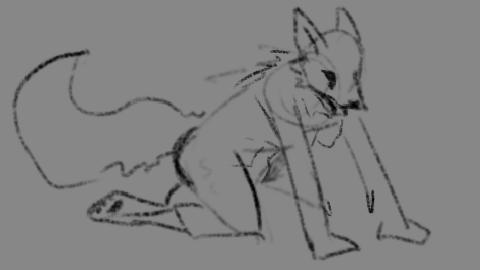
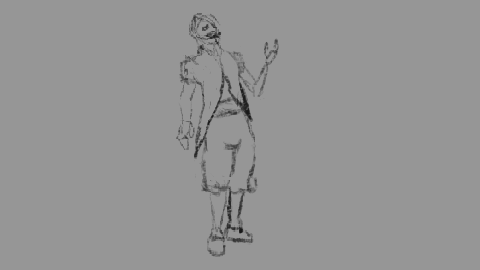
Layered file, before and after one edit (480x270). Changes by layer:
hid "splash_tf_end.png", opacity 100% → 32%, painted on it over [0, 0, 480, 270]
moved "splash_tf_1.png" (1st of 2, in "phase2" › "feet and pussayyy") into group "feet and pussayyy", painted on it over [192, 0, 480, 270]
moved "splash_tf_1.png" (2nd of 2, in "phase2" › "breast mode") into group "breast mode", painted on it over [0, 0, 480, 270]
moved "splash_tf_2.png" (1st of 4, in "Tail") into group "Tail" over [113, 0, 480, 234]
moved "splash_tf_2.png" (2nd of 4, in "Fur and general skeletal structure") into group "Fur and general skeletal structure", painted on it over [0, 0, 344, 270]
moved "splash_tf_2.png" (3rd of 4, in "snout") into group "snout", painted on it over [158, 0, 480, 270]
moved "splash_tf_2.png" (4th of 4, in "yaoi or yuri hands? you decide") into group "yaoi or yuri hands? you decide" over [0, 0, 320, 192]
added group "Group 10" with 1 layers above "Plano de fundo" over [167, 0, 359, 270]
renamed "Camada de pintura 1" to "sofia heug sketch", moved it into group "Group 10" over [167, 0, 359, 270]
